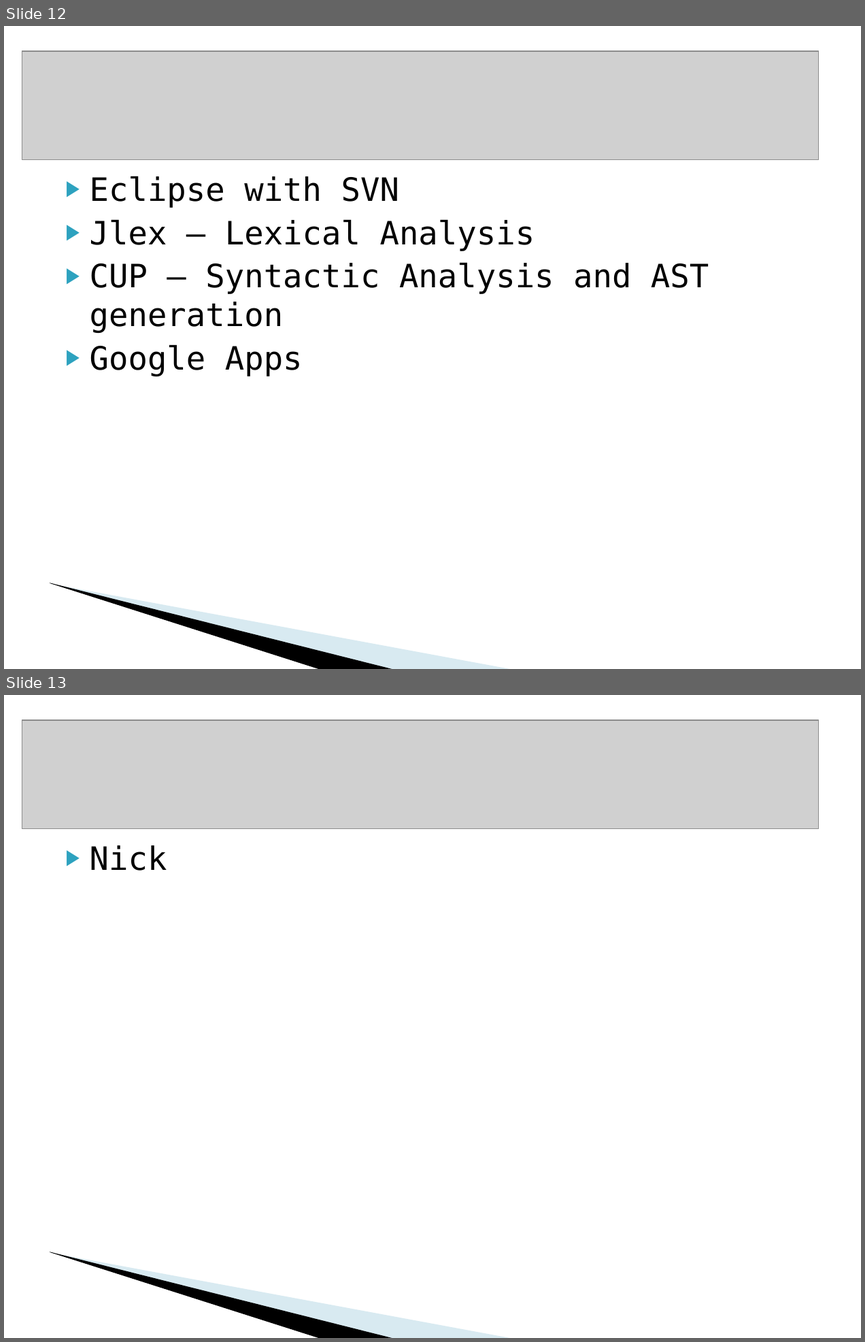
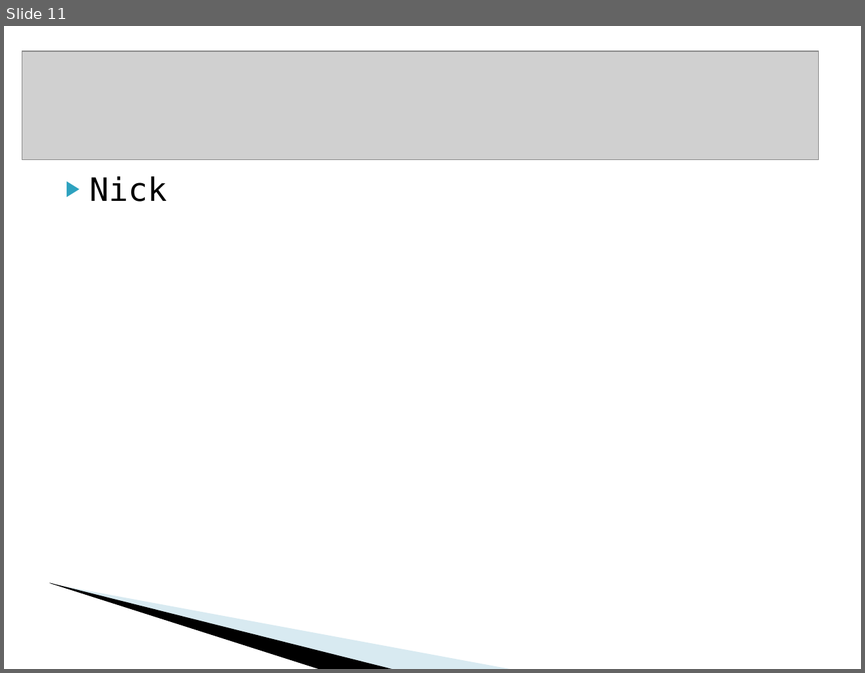
Before and after one commit to dcoli/plt4115, a slide deck: src/compiler/doc/rumble.ppt. Shown one above the other, each under a label of ours: slides 12 and 13 before the commit, slide 11 after it. The pictures are 865x1342 and 865x673 pixels, drawn with LibreOffice and Linux fonts; fonts in the diff are those of the drawing; grey boxes stand for pictures; background and template pictures are left out. Boxes give left, top, right and bottom in pixels: in the first picture for what was removed or moved away, otherwise in the second. Text is boxed around its words. In the diff, an @@ line names an element or a change of style, - is before the commit and + after.

```diff
--- a/src/compiler/doc/rumble.ppt
+++ b/src/compiler/doc/rumble.ppt
@@ slide 12 removed at (x1=4, y1=26, x2=861, y2=669), background #FFFFFF; not listed: 2 template elements that a slide beside it also shows @@
@@ picture removed at (x1=22, y1=51, x2=818, y2=160) @@
@@ text removed at (x1=90, y1=176, x2=708, y2=376) @@
-▶ Eclipse with SVN
-▶ Jlex – Lexical Analysis
-▶ CUP – Syntactic Analysis and AST generation
-▶ Google Apps
@@ what was slide 13 is now slide 11 @@
```
Also in this commit, not shown: 3 slides changed, 1 slide added, 2 other slides removed.
